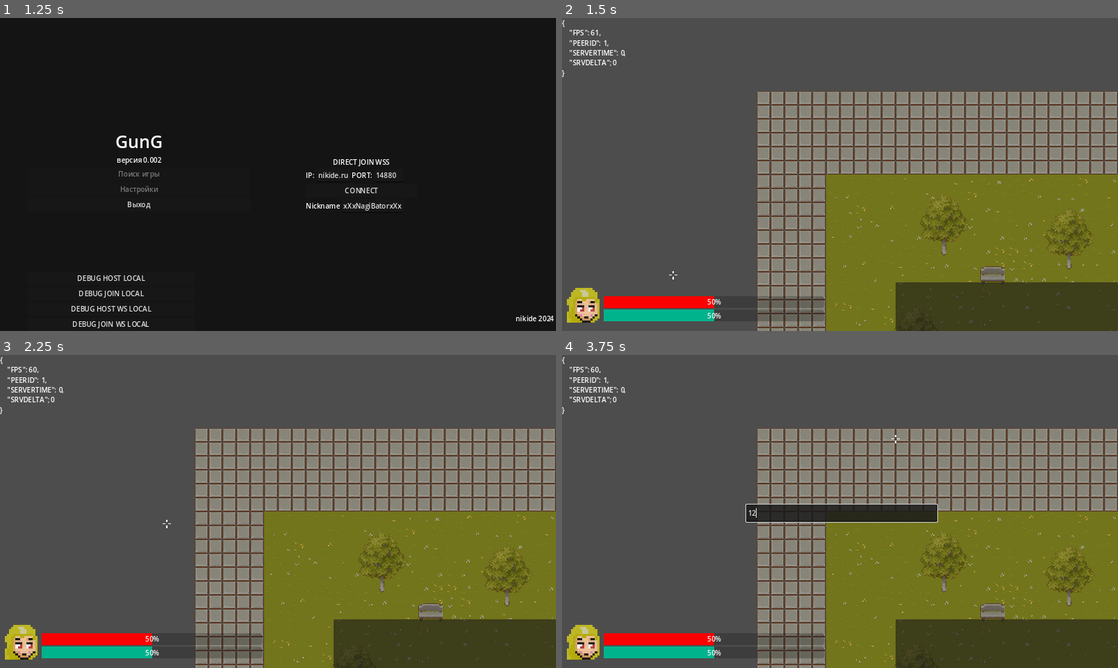
Above: before the commit, frames 1-4 (two rows, left to right).
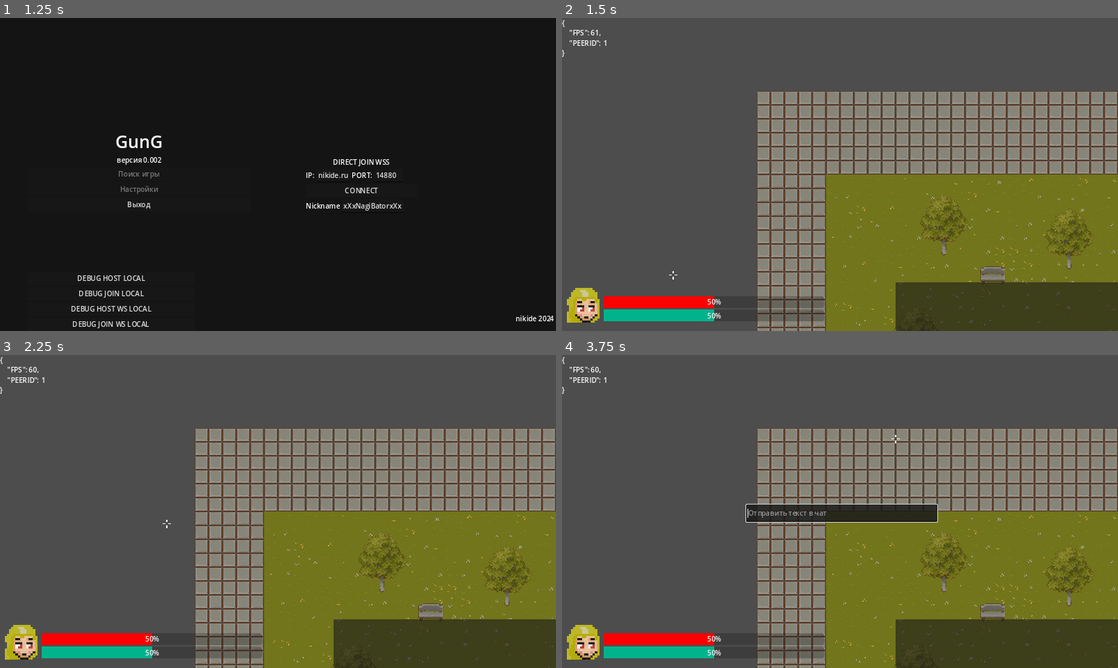
Above: after the commit, the same moments.

Repository: Nikide/ggame
Game: Godot game, scene res://Base/Base.tscn
Same seed, same stepped clock (60 frames per second), same inputs: the game is played once before the commit and once after it. The engine's default icon, where the game draws it, is replaced by a stand-in: a white triangle on a blue panel in a dark square. Sound files missing from this copy of the repository are replaced by a short silence.
Inputs (mouse positions are in pixels of both pictures, inside the frame that each line leads up to):
- Up to frame 1 (1.25 s): tap Enter (chat) at 0.5, 0.6 s; move the mouse to (400, 158) at 0.52 s; hold D (mov_right) from 0.53 s (still down)
- Up to frame 2 (1.5 s): release D (mov_right) at 1.25 s; click "DEBUG HOST LOCAL" at 1.25 s
- Up to frame 3 (2.25 s): tap Space at 2 s; move the mouse to (166, 527) at 2.02 s; hold S (mov_down) from 2.03 s (still down); tap Shift (action_1) at 2.1 s
- Up to frame 4 (3.75 s): tap Enter (chat) at 2.3, 3.5, 3.6 s; release S (mov_down) at 2.75 s; click (840, 514) at 2.77 s; type "12" at 2.85 s; move the mouse to (895, 442) at 3.52 s; hold D (mov_right) from 3.53 s (still down)

Frame 1 is identical in both runs. In frame 2, 0.2% of the frame differs, in the area x 0-12%, y 8-19%; in frame 3, 0.2%; in frame 4, 0.3%, in the area x 0-48%, y 8-52%.
Error before the commit: Invalid call. Nonexistent function 'to_int' in base 'int'. (res://Base/mp_game.gd:203)

Commit message:
ping function remade, chatdelay

Diff:
--- a/Base/mp_game.gd
+++ b/Base/mp_game.gd
@@ -168,11 +168,11 @@
 	if act_1:
 		print("GET ACTION FROM ",id)
 	$Players.get_node(str(id)).action_1 = act_1
-func cmd_do(cmd,from,cl_time):
+func cmd_do(cmd,from):
 	if cmd == "--killme":
 		damage_controler(from,from,100)
 	elif cmd == "--ping":
-		GG.send_chat("[[color=red]SERVER[/color]] "+get_nn_by_id(from)+"->SERVER = [[color=green]" + str(GG.test_ping(cl_time))+"ms[/color]]")
+		ping(from)
 	elif cmd == "--giveak":
 		$Players.get_node(str(from)).give_weapon(LoadList.WEAPON_AK)
 	elif cmd == "--giveshotgun":
@@ -181,12 +181,12 @@
 		return 1
 	pass
 @rpc("any_peer")
-func client_send_chat(text : String,cl_time : int):
+func client_send_chat(text : String):
 	var from = multiplayer.get_remote_sender_id()
 	if !text.begins_with("--"):
 		GG.send_chat("[[color=yellow]"+get_nn_by_id(from)+"[/color]] "+text)
 	else:
-		var _cmd = cmd_do(text,multiplayer.get_remote_sender_id(),cl_time)
+		var _cmd = cmd_do(text,multiplayer.get_remote_sender_id())
 		if _cmd == 1:
 			GG.send_chat("[[color=red]SERVER[/color]] ("+text+") КОМАНД ИЗ ИНВАЛИД")
 		else:
@@ -200,7 +200,7 @@
 		if $Debug/CanvasLayer/SendChat.visible:
 			$Debug/CanvasLayer/SendChat.hide()
 			if $Debug/CanvasLayer/SendChat/LineEdit.text != "":
-				rpc_id(1,"client_send_chat",$Debug/CanvasLayer/SendChat/LineEdit.text,GG.MPDEBUG["SERVERTIME"].to_int())
+				rpc_id(1,"client_send_chat",$Debug/CanvasLayer/SendChat/LineEdit.text)
 				$Debug/CanvasLayer/SendChat/LineEdit.text = ""
 		else:
 			$Debug/CanvasLayer/SendChat.show()
@@ -245,8 +245,16 @@
 		GG.slog("Нет ответа от сервера... Отключение через 5 секунд")
 		$StrangeThings/DisconnectTimer.start()
 	pass # Replace with function body.
-
-
+@rpc("any_peer")
+func pong(time):
+	var ping = Time.get_ticks_msec() - time
+	GG.send_chat("[[color=red]SERVER[/color]] "+ str(ping)+"ms")
+func ping(to):
+	rpc_id(to,"get_ping",Time.get_ticks_msec())
+	pass
+@rpc("reliable")
+func get_ping(time):
+	rpc_id(1,"pong",time)
 func _on_dissconect_timer_timeout() -> void:
 	multiplayer.multiplayer_peer = null
 	GG.slog("Отключен")
--- a/gg.gd
+++ b/gg.gd
@@ -15,8 +15,6 @@
 var mp_nickname = "nickname"
 var is_ui_block = false
 var MPDEBUG = {
-	"SERVERTIME": 0,
-	"SRVDELTA": 0
 }
 
 func test_ping(time):
@@ -68,6 +66,8 @@
 func _process(delta: float) -> void:
 	if multiplayer.multiplayer_peer:
 		if multiplayer.is_server():
-			rpc("sync_chat",_mp_chat_text)
-			rpc("send_server_time",Time.get_ticks_msec())
+			if Engine.get_physics_frames() % 60 == 0:
+				rpc("sync_chat",_mp_chat_text)
+
+		#	rpc("send_server_time",Time.get_ticks_msec())
 		pass
